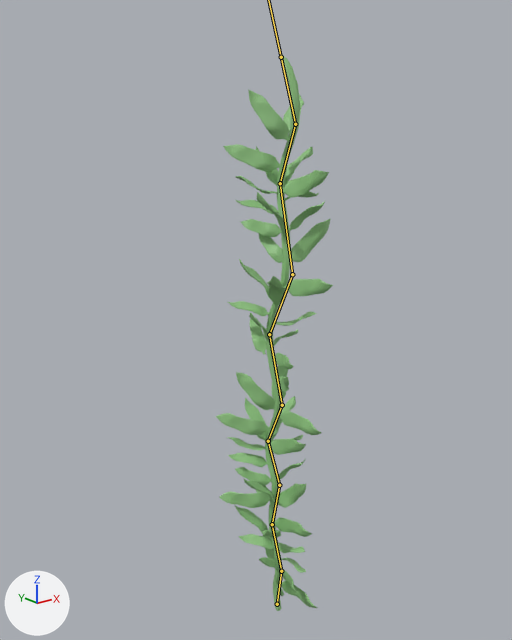
The FBX model Assets/Art Assets/3D Models/foliage/big kelp new.fbx: old version first, new version second.
One viewpoint serves both versions: a camera (50 mm lens) standing at (-111.8, -131.4, 145.0) and looking at (-0.9, 7.3, 89.6). The axes (+X, +Y, +Z) are drawn at lower left. The lights are the same throughout. The bones that bend it are drawn over the model as lines.

Names of what the first picture shows: 'Kelp'.
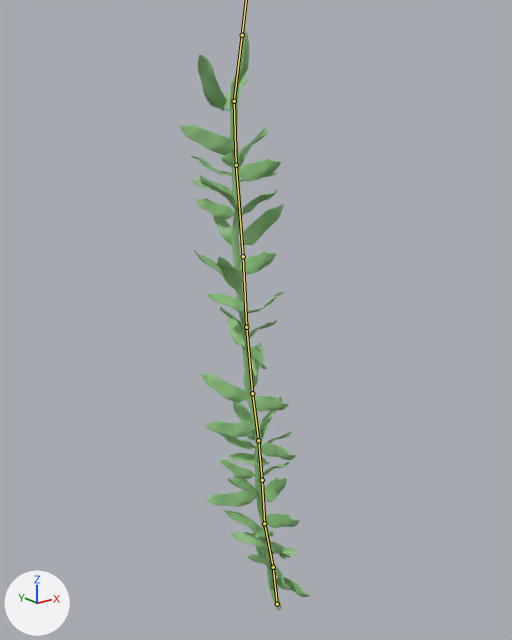
The newer file adds an action. The first version stands in its rest pose; the second is drawn at frame 65 of the action 'Armature.002|Wave in current'.

The edits, one by one:
Bone 'Bone' (bone_bone) turns from (0, 0, 0) to (-14, 1, 3) degrees about its own x, y and z.
Bone 'Bone.001' (bone_bone_001) turns from (0, 0, 0) to (19, -1, 0) degrees about its own x, y and z.
Bone 'Bone.002' (bone_bone_002) turns from (0, 0, 0) to (-18, 0, 0) degrees about its own x, y and z.
Bone 'Bone.003' (bone_bone_003) turns from (0, 0, 0) to (32, -2, -1) degrees about its own x, y and z.
Bone 'Bone.004' (bone_bone_004) turns from (0, 0, 0) to (-52, -2, 1) degrees about its own x, y and z.
Bone 'Bone.005' (bone_bone_005) turns from (0, 0, 0) to (45, -2, -1) degrees about its own x, y and z.
Bone 'Bone.006' (bone_bone_006) turns from (0, 0, 0) to (-40, -4, 2) degrees about its own x, y and z.
Bone 'Bone.007' (bone_bone_007) turns from (0, 0, 0) to (37, 1, 0) degrees about its own x, y and z.
Bone 'Bone.008' (bone_bone_008) turns from (0, 0, 0) to (-27, -1, 1) degrees about its own x, y and z.
Bone 'Bone.009' (bone_bone_009) turns from (0, 0, 0) to (56, -3, -3) degrees about its own x, y and z.

Changed parts and their boxes (x1, y1, x2, y2) in the pictures (512 x 640 px):
'Kelp', posed (13% wider): before (216, 55, 333, 611); after (179, 30, 311, 611)
bone 'Bone', root to tip: before (277, 604) to (281, 571); after (277, 604) to (273, 567)
bone 'Bone.001', root to tip: before (281, 571) to (272, 524); after (273, 567) to (264, 523)
bone 'Bone.002', root to tip: before (272, 524) to (279, 485); after (264, 523) to (262, 480)
bone 'Bone.003', root to tip: before (279, 485) to (268, 441); after (262, 480) to (258, 440)
bone 'Bone.004', root to tip: before (268, 441) to (282, 405); after (258, 440) to (252, 393)
bone 'Bone.005', root to tip: before (282, 405) to (269, 334); after (252, 393) to (246, 327)
bone 'Bone.006', root to tip: before (269, 334) to (292, 274); after (246, 327) to (243, 256)
bone 'Bone.007', root to tip: before (292, 274) to (280, 183); after (243, 256) to (236, 165)
bone 'Bone.008', root to tip: before (280, 183) to (295, 124); after (236, 165) to (234, 101)
bone 'Bone.009', root to tip: before (295, 124) to (281, 57); after (234, 101) to (242, 35)
